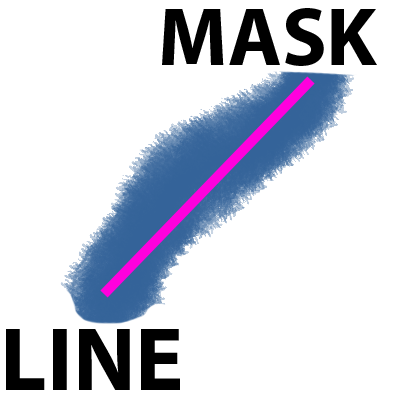
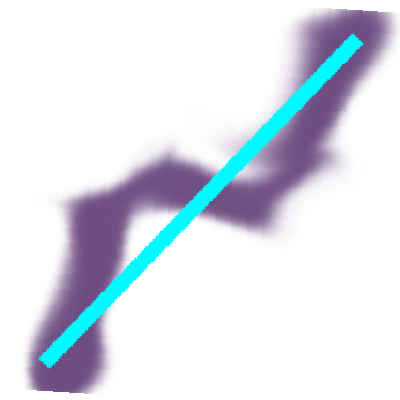
Revision of a layered 400x400 image; what changed, layer by layer:
hid "MASK" over (162, 8, 377, 66)
hid "LINE" over (6, 329, 180, 390)
painted on "Layer 7" over (38, 32, 364, 369)
painted on "Layer 6" over (7, 7, 400, 395)
